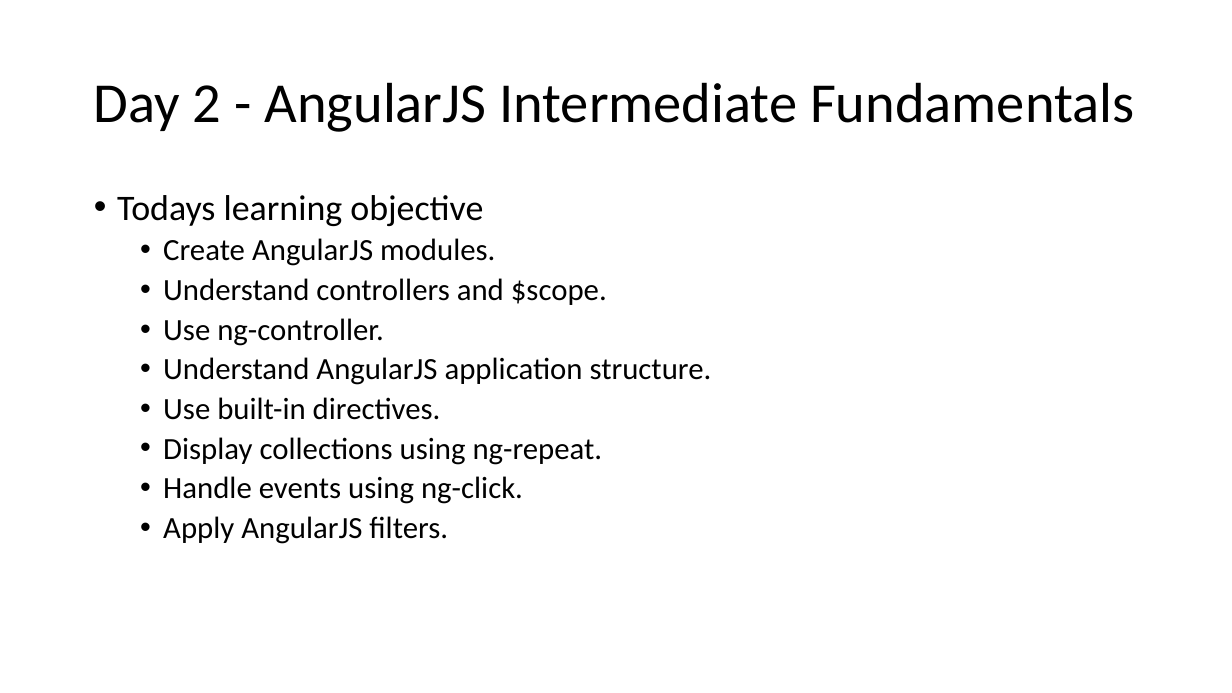
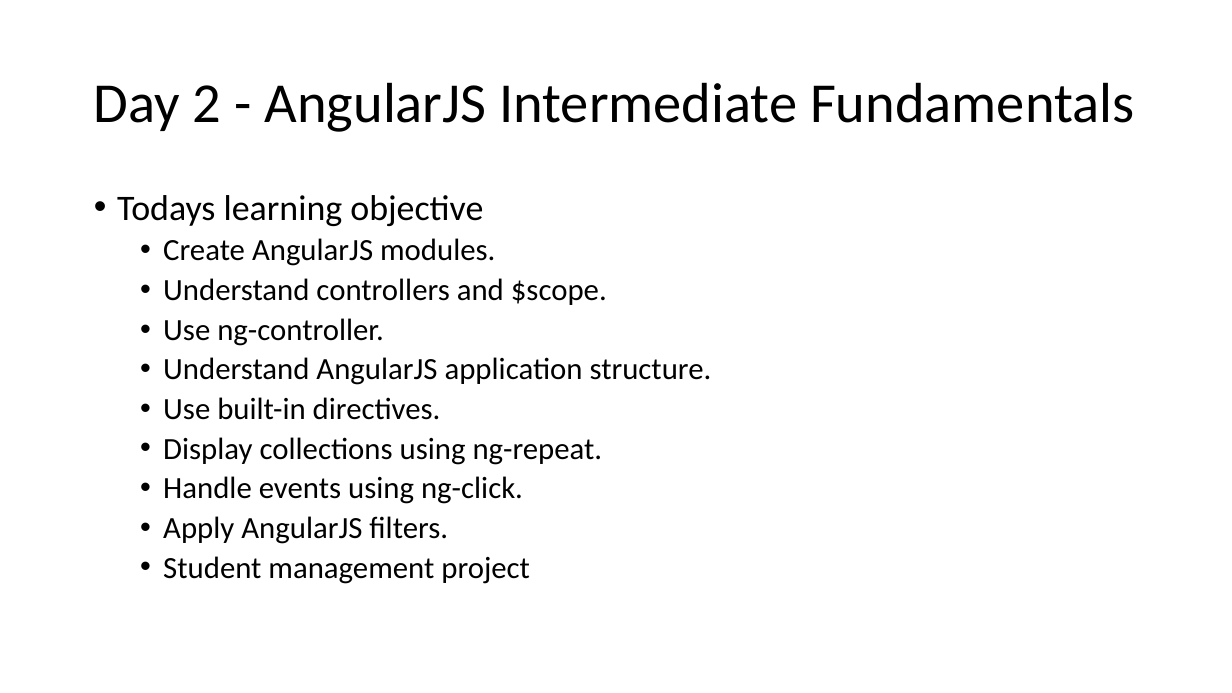
Before and after one commit to vivek-gohil/MIT, a slide deck: slide 31 of Angular JS.pptx. Drawn at 1232x693 pixels with LibreOffice and Linux fonts; fonts in the diff are those of the drawing. Boxes give left, top, right and bottom in pixels: in the first picture for what was removed or moved away, otherwise in the second. Text is boxed around its words. In the diff, an @@ line names an element or a change of style, - is before the commit and + after.

```diff
--- a/Angular JS.pptx
+++ b/Angular JS.pptx
@@ text at (163,556,530,584): paragraph added @@
+  • Student management project
```
Also in this commit, not shown: 10 slides added.
